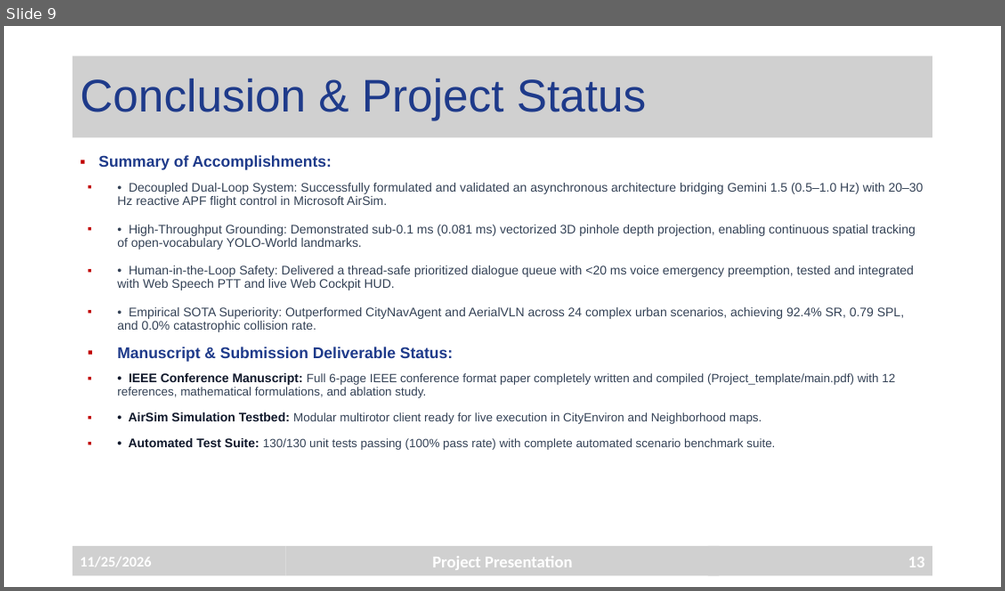
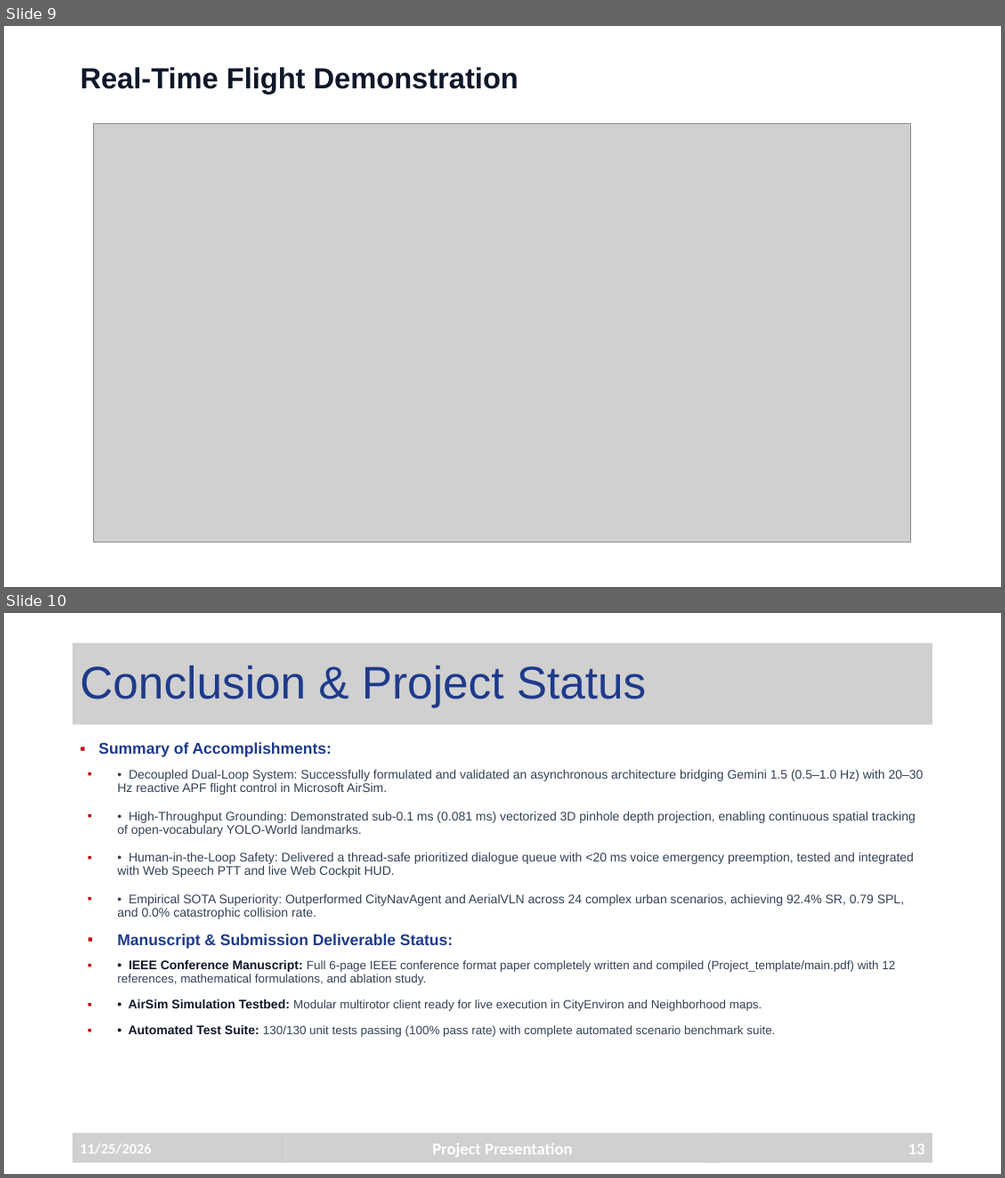
Before and after one commit to dhakkann/TALON, a slide deck: Project PresentationTemplate.pptx. Shown one above the other, each under a label of ours: slide 9 before the commit, slides 9 and 10 after it. The pictures are 1005x591 and 1005x1178 pixels, drawn with LibreOffice and Linux fonts; fonts in the diff are those of the drawing; grey boxes stand for pictures; background and template pictures are left out. Boxes give left, top, right and bottom in pixels: in the first picture for what was removed or moved away, otherwise in the second. Text is boxed around its words. In the diff, an @@ line names an element or a change of style, - is before the commit and + after.

Commit message:
fix(media): re-encode all demonstration videos to universal H.264+AAC and embed playable video in presentation decks

```diff
--- a/Project PresentationTemplate.pptx
+++ b/Project PresentationTemplate.pptx
@@ slide 9 added at (4,26,1001,587), background #FFFFFF @@
@@ text added at (81,67,518,94), 28 pt, text #0F172A, bold @@
+Real-Time Flight Demonstration
@@ picture added at (94,123,911,542) @@
@@ what was slide 9 is now slide 10 @@
```
Also in this commit, not shown: 7 other files.
